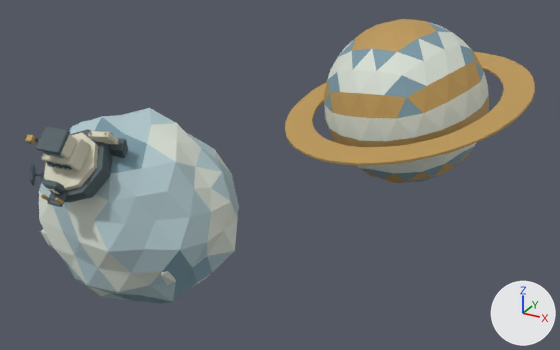
The glTF model apps/web/public/assets/blender/v1/s1/outer.glb, before and after one commit.
The view is the same before and after, from a camera (50 mm lens) standing at (2.25, -3.17, 1.75) and looking at (0.39, 0.22, 0.05). Every picture has the same lights, and +X, +Y and +Z are marked at lower right. The picture after the commit comes second. Where no turn or scale is listed for an object, it has been applied to the vertices. Vertices at exactly the same position are counted once.

In view in the first picture: 'S1_outer • modeled surfaces'.
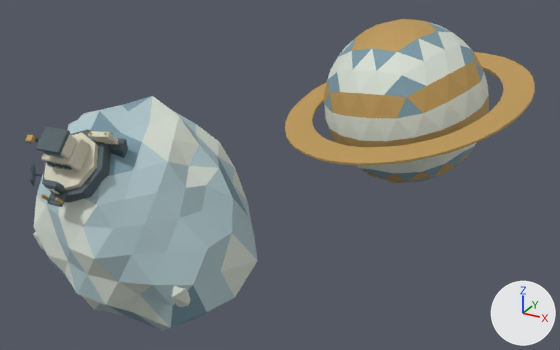
Where the newer file only moved an object's origin or applied its transform, the numbers keep the older frame.

Boxes [x1, y1, x2, y2] around the edits, measured in the pictures (560 x 350 px; the box of a moved part takes in the faces that stretch with it):
'S1_outer • modeled surfaces', reshaped (9% taller)
    before: [25, 19, 535, 304]
    after: [25, 19, 535, 331]
part 1 of me_s1_outer_exposed_fracture_facet_mesh_003, moved or reshaped (mostly hidden)
    before: [40, 229, 53, 248]
    after: [33, 232, 44, 250]
part 2 of me_s1_outer_exposed_fracture_facet_mesh_003, moved or reshaped
    before: [161, 271, 176, 285]
    after: [171, 286, 191, 307]
part 3 of me_s1_outer_exposed_fracture_facet_mesh_003, rebuilt (12% wider, 20% taller)
    before: [39, 108, 239, 304]
    after: [34, 96, 258, 331]

Diff of the bpy script that builds the scene:
```diff
--- a/apps/web/public/assets/blender/v1/s1/outer.glb.py
+++ b/apps/web/public/assets/blender/v1/s1/outer.glb.py
@@ me_s1_outer_exposed_fracture_facet_mesh_003 @@
 # used by ob_s1_outer___modeled_surfaces
-me_s1_outer_exposed_fracture_facet_mesh_003.from_pydata(...)  # 1702 vertices, 3232 faces; spans x -0.2..2.26, y -0.33..1.65, z -0.37..1.18
+me_s1_outer_exposed_fracture_facet_mesh_003.from_pydata(...)  # 1702 vertices, 3232 faces; spans x -0.22..2.26, y -0.33..1.65, z -0.45..1.18
+# me_s1_outer_exposed_fracture_facet_mesh_003 part 1: the loose piece of 12 vertices spanning x -0.05..0.05, y -0.08..0.08, z -0.1..0.1 is moved by (-0.04, -0.02, -0.02)
+# me_s1_outer_exposed_fracture_facet_mesh_003 part 2: the loose piece of 12 vertices spanning x 0.74..0.82, y -0.06..0.11, z -0.12..0.07 is moved by (0.11, -0.07, -0.06)
+# me_s1_outer_exposed_fracture_facet_mesh_003 part 3: the loose piece of 162 vertices spanning x -0.2..0.97, y -0.21..0.71, z -0.37..0.72 is rebuilt with 162 vertices and now spans x -0.22..1.08, y -0.29..0.8, z -0.45..0.78
+# other edits to the shape of me_s1_outer_exposed_fracture_facet_mesh_003 do not show in these pictures
 me_s1_outer_exposed_fracture_facet_mesh_003.materials.append(mat_janus_s1_outer_terrain_light)
```
